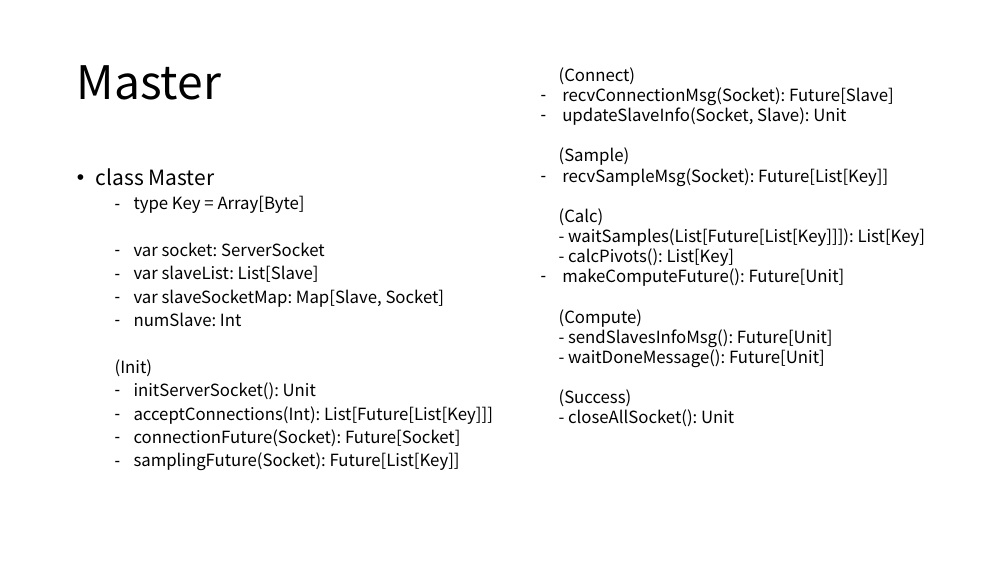
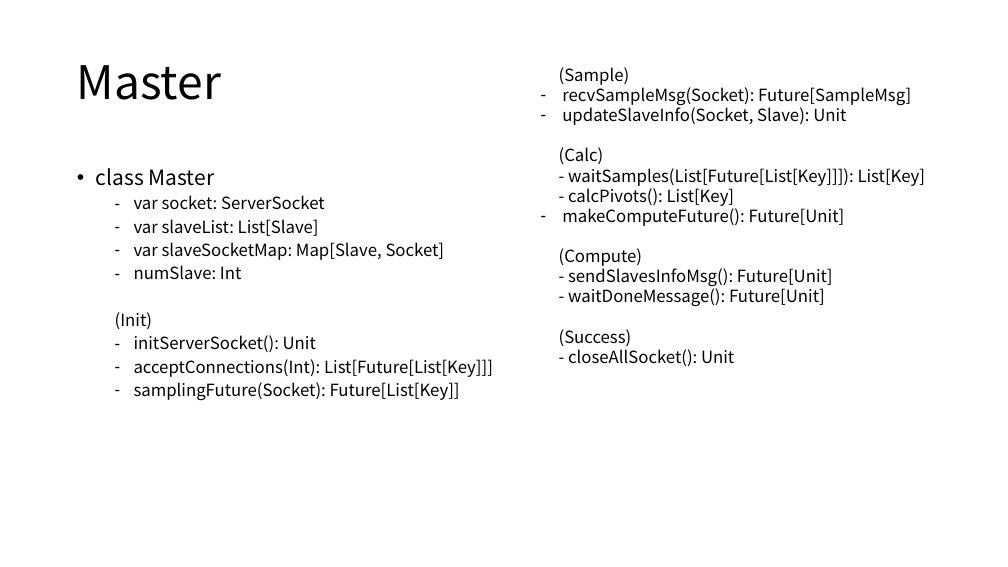
Before and after one commit to Eyebrowmoon/CS490, a slide deck: slide 24 of project.pptx (slide 25 before the commit). Drawn at 1008x567 pixels with LibreOffice and Linux fonts; fonts in the diff are those of the drawing. Boxes give left, top, right and bottom in pixels: in the first picture for what was removed or moved away, otherwise in the second. Text is boxed around its words. In the diff, an @@ line names an element or a change of style, - is before the commit and + after.

```diff
--- a/project.pptx
+++ b/project.pptx
@@ text at (559,67,911,106): text changed @@
-  (Connect)
-  – recvConnectionMsg(Socket): Future[Slave]
+  (Sample)
+  – recvSampleMsg(Socket): Future[SampleMsg]
@@ text at (559,147,888,187): paragraphs removed @@
-  (Sample)
-  – recvSampleMsg(Socket): Future[List[Key]]
@@ text at (134,195,305,213): paragraph removed @@
-  – type Key = Array[Byte]
@@ text at (134,429,460,446): paragraph removed @@
-  – connectionFuture(Socket): Future[Socket]
```
Also in this commit, not shown: 12 other slides changed, 2 slides added, 1 slide removed.
